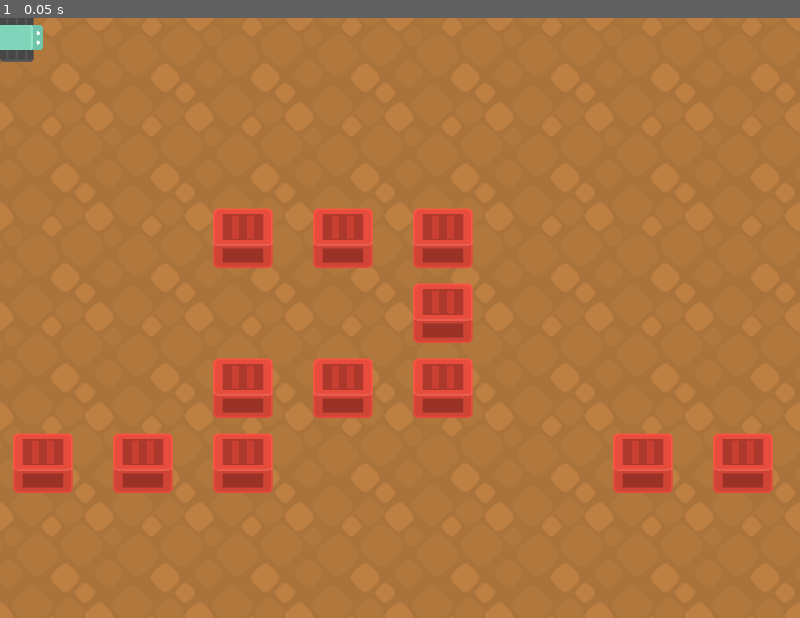
Above: before the commit, frame 1.
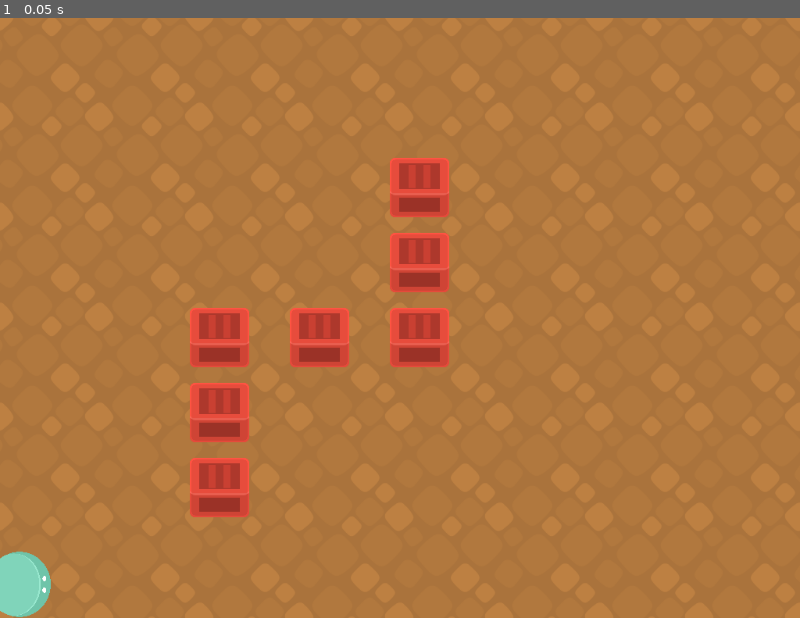
Above: after the commit, the same moment.

Repository: Herbrant/riBOTtaro
Game: Godot game, scene res://scene/base.tscn
Same seed, same stepped clock (60 frames per second), same inputs: the game is played once before the commit and once after it.
Inputs:
- Up to frame 1 (0.05 s): no input

The runs differ from the first frame. In frame 1, 13% of the frame differs, in the area x 0-97%, y 0-100%.

Commit message:
feat: updated godot module

Diff:
--- /dev/null
+++ b/godot/icon.svg
@@ -0,0 +1,80 @@
+<?xml version="1.0" encoding="UTF-8" standalone="no"?>
+<svg
+   version="1.1"
+   preserveAspectRatio="none"
+   x="0px"
+   y="0px"
+   width="80.714394"
+   height="84.217163"
+   viewBox="0 0 80.714394 84.217163"
+   id="svg366"
+   sodipodi:docname="vector_robotsTop (2).svg"
+   inkscape:version="1.2.2 (b0a8486541, 2022-12-01)"
+   xmlns:inkscape="http://www.inkscape.org/namespaces/inkscape"
+   xmlns:sodipodi="http://sodipodi.sourceforge.net/DTD/sodipodi-0.dtd"
+   xmlns:xlink="http://www.w3.org/1999/xlink"
+   xmlns="http://www.w3.org/2000/svg"
+   xmlns:svg="http://www.w3.org/2000/svg">
+  <sodipodi:namedview
+     id="namedview368"
+     pagecolor="#ffffff"
+     bordercolor="#000000"
+     borderopacity="0.25"
+     inkscape:showpageshadow="2"
+     inkscape:pageopacity="0.0"
+     inkscape:pagecheckerboard="0"
+     inkscape:deskcolor="#d1d1d1"
+     showgrid="false"
+     inkscape:zoom="5.3602114"
+     inkscape:cx="173.50062"
+     inkscape:cy="434.12467"
+     inkscape:window-width="1920"
+     inkscape:window-height="1011"
+     inkscape:window-x="0"
+     inkscape:window-y="0"
+     inkscape:window-maximized="1"
+     inkscape:current-layer="g8698" />
+  <defs
+     id="defs196">
+    <g
+       id="Layer0_0_MEMBER_30_MEMBER_0_FILL">
+      <path
+         fill="#ffffff"
+         stroke="none"
+         d="m 524,264.55 v -0.1 q 0,-1.4 -0.75,-2.45 -0.75,-1 -1.75,-1 -1.05,0 -1.8,1 -0.7,1.05 -0.7,2.45 v 0.1 q 0,1.4 0.7,2.45 0.75,1 1.8,1 1,0 1.75,-1 0.75,-1.05 0.75,-2.45 M 521.5,246 q -1.05,0 -1.8,1 -0.7,1.05 -0.7,2.45 v 0.1 q 0,1.4 0.7,2.45 0.75,1 1.8,1 1,0 1.75,-1 0.75,-1.05 0.75,-2.45 v -0.1 q 0,-1.4 -0.75,-2.45 -0.75,-1 -1.75,-1 z"
+         id="path163" />
+    </g>
+  </defs>
+  <g
+     id="g8698"
+     transform="translate(-155.69702,-377.75893)">
+    <ellipse
+       style="fill:#6fc4a9;fill-opacity:1;stroke-width:1.03059"
+       id="path1261"
+       cx="196.05421"
+       cy="419.86752"
+       rx="40.357201"
+       ry="42.108585" />
+    <ellipse
+       style="fill:#9ae9d0;fill-opacity:1;stroke-width:0.91545"
+       id="path1261-5"
+       cx="189.93297"
+       cy="420.10199"
+       rx="33.521973"
+       ry="40" />
+    <ellipse
+       style="fill:#80d4ba;fill-opacity:1;stroke-width:0.905035"
+       id="path1261-5-7"
+       cx="188.64844"
+       cy="420"
+       rx="32.763538"
+       ry="40" />
+    <g
+       transform="translate(-293.3111,162.88233)"
+       id="g340-1">
+      <use
+         xlink:href="#Layer0_0_MEMBER_30_MEMBER_0_FILL"
+         id="use338-2" />
+    </g>
+  </g>
+</svg>
--- a/godot/project.godot
+++ b/godot/project.godot
@@ -13,6 +13,7 @@
 config/name="ribottaro"
 run/main_scene="res://scene/base.tscn"
 config/features=PackedStringArray("4.1", "GL Compatibility")
+boot_splash/show_image=false
 config/icon="res://icon.svg"
 
 [display]
--- a/godot/scene/base.tscn
+++ b/godot/scene/base.tscn
@@ -3,7 +3,7 @@
 [ext_resource type="Script" path="res://script/base.gd" id="1_7nvgc"]
 [ext_resource type="Texture2D" uid="uid://bk5b24c74hq74" path="res://assets/ground.png" id="2_hae8p"]
 [ext_resource type="Script" path="res://script/CharacterBody2D.gd" id="3_f5dfi"]
-[ext_resource type="Texture2D" uid="uid://brdxn525rh7yc" path="res://assets/robot.png" id="4_m202v"]
+[ext_resource type="Texture2D" uid="uid://ctscj8te47axb" path="res://assets/path1261.png" id="4_w8da8"]
 
 [sub_resource type="TileSetAtlasSource" id="TileSetAtlasSource_0l2l0"]
 texture = ExtResource("2_hae8p")
@@ -90,14 +90,14 @@
 [node name="CharacterBody2D" type="CharacterBody2D" parent="."]
 light_mask = 15
 visibility_layer = 15
-position = Vector2(25, 25)
+position = Vector2(25, 725)
 rotation = 0.000163446
 script = ExtResource("3_f5dfi")
 
 [node name="Sprite2D" type="Sprite2D" parent="CharacterBody2D"]
 texture_filter = 3
-scale = Vector2(0.4, 0.4)
-texture = ExtResource("4_m202v")
+scale = Vector2(0.1, 0.1)
+texture = ExtResource("4_w8da8")
 
 [node name="CollisionShape2D" type="CollisionShape2D" parent="CharacterBody2D"]
 light_mask = 15
--- a/godot/script/CharacterBody2D.gd
+++ b/godot/script/CharacterBody2D.gd
@@ -10,8 +10,9 @@
 	screen_size = get_viewport_rect().size
 	server.listen(PORT)
 
-func _process(delta):
+func _process(_delta):
 	var err: Error
+
 	socket.accept_stream(server.take_connection())
 	socket.poll()
 
@@ -27,9 +28,12 @@
 
 			if err == OK:
 				data = json.data
+				print(data)
 
-				position.x = data[0] * screen_size[0] * delta + 25
-				position.y = data[1] * screen_size[1] * delta + 25
+				var x_pos = 25 + data[0] * screen_size[0]
+				var y_pos = 700 - (data[1] * screen_size[1])
+
+				position = position.lerp(Vector2(x_pos, y_pos), _delta)
 				rotation = data[2]
 
 				velocity = Vector2.ZERO
--- a/godot/script/base.gd
+++ b/godot/script/base.gd
@@ -14,22 +14,20 @@
 
 func set_map():
 	var obstacle_scene = load("res://scene/Obstacle.tscn")
-	var target_scene = load("res://scene/target.tscn")
+	#var target_scene = load("res://scene/target.tscn")
 	var screen_size = get_viewport().get_visible_rect().size
 	print(screen_size)
 
 	var m = load_map()
 
-	var square_size: Vector2
-	square_size.y = screen_size[1]/len(m)
-	square_size.x = screen_size[0]/len(m[0])
+	var square_size = Vector2(screen_size[0]/len(m), screen_size[1]/len(m[0]))
 
-	for i in range(len(m) - 1):
+	for i in range(len(m)):
 		for j in range(len(m[i])):
 			if m[i][j] == "1":
 				var obj = obstacle_scene.instantiate()
-				obj.position.y = square_size.y * i + 90
-				obj.position.x = square_size.x * j + 55
+				obj.position.y = square_size.y * i + 25
+				obj.position.x = square_size.x * j + 25
 
 				add_child(obj)
 #			elif m[i][j] == "X":
@@ -42,6 +40,3 @@
 # Called when the node enters the scene tree for the first time.
 func _ready():
 	set_map()
-
-func _process(delta):
-	pass
Binary file added: godot/assets/path1261.png
Not shown, added: godot/assets/path1261.png.import
Not shown, changed: godot/config/matrix.txt
Not shown, added: godot/export_presets.cfg
Not shown, added: godot/icon.svg.import
